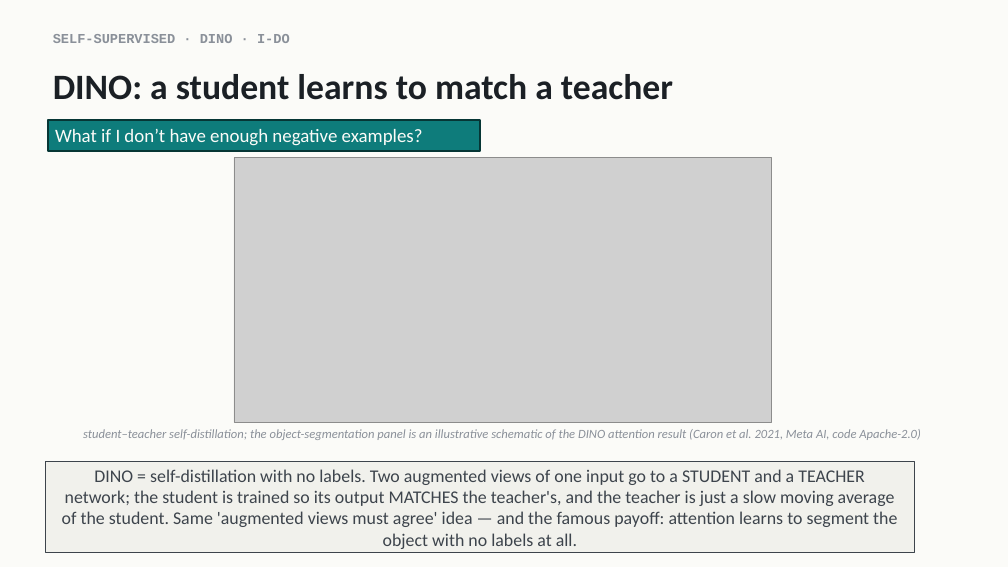
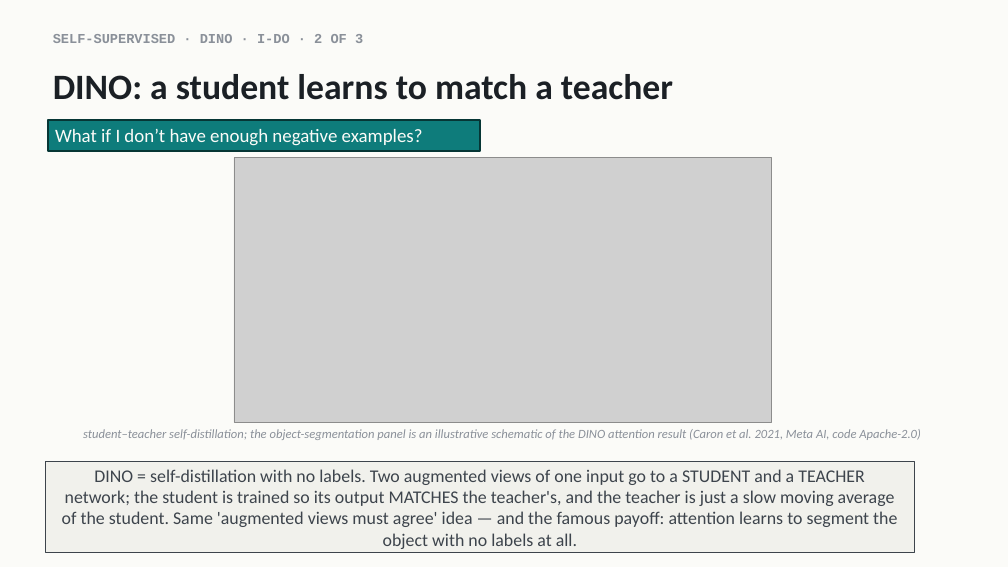
Before and after one commit to indigobio/msacl_dl_course, a slide deck: slide 23 of slides/pptx/lecture11_unsupervised.pptx. Drawn at 1008x567 pixels with LibreOffice and Linux fonts; fonts in the diff are those of the drawing; grey boxes stand for pictures. Boxes give left, top, right and bottom in pixels: in the first picture for what was removed or moved away, otherwise in the second. Text is boxed around its words. In the diff, an @@ line names an element or a change of style, - is before the commit and + after.

```diff
--- a/slides/pptx/lecture11_unsupervised.pptx
+++ b/slides/pptx/lecture11_unsupervised.pptx
@@ text at (53,34,363,43): text changed @@
-SELF-SUPERVISED · DINO · I-DO
+SELF-SUPERVISED · DINO · I-DO · 2 OF 3
```
Also in this commit, not shown: 4 other slides changed, 5 other files.
